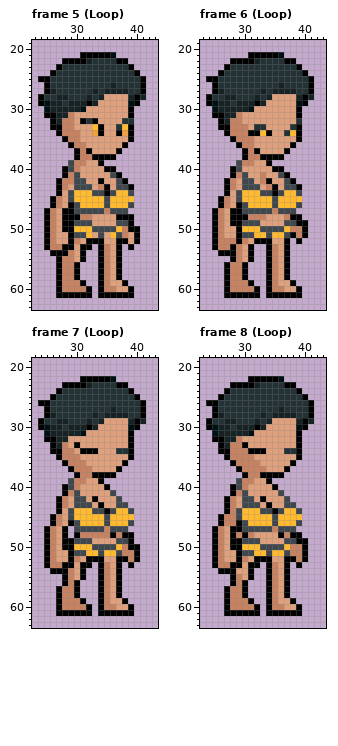
Two versions of one pixel-art file, NPC/Sasha.ase. Above: the version before the commit.
64x64 pixels, 18 frames. Colours within 5 levels of each other are drawn and written as one. Shown: frame 5 (Loop): x 23..43, y 19..63; frame 6 (Loop): x 23..43, y 19..63; frame 7 (Loop): x 23..43, y 19..63; frame 8 (Loop): x 23..43, y 19..63. The commit also changed other frames, which this record leaves out.
After:
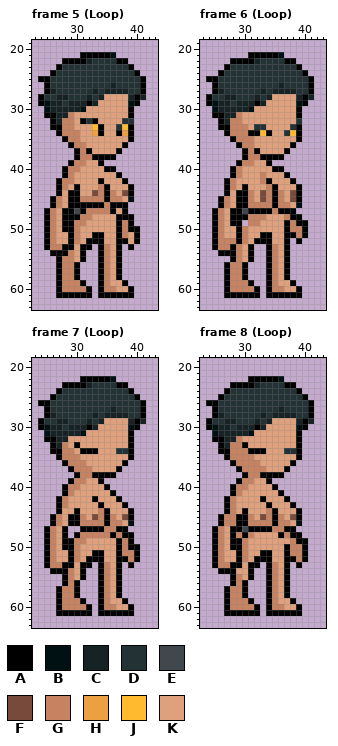
Palette (. is transparent): A #000000  B #001114  C #172224  D #233235  E #41484d  F #784a3b  G #c78361  H #eda042  J #ffba30  K #dfa17d
Edits made:
layer "Clothes" now hidden
Changed rows in their new state; - is an unchanged pixel.
Frame 5 (Loop):
first column x 29:
39 A----------
40 G----------
41 -K-----K---
42 -KK-----K--
43 -AKK----KK-
44 AAKKFG-GKFA
45 AAGGGGAGGKB
46 -AAAAAGAAA.
47 --AGGG-AKA-
49 -GGK----AG-
50 -GKKKKKKA--
51 -GKKAA-KA--
Frame 6 (Loop):
first column x 29:
39 A----------
40 G----------
41 -K-----K---
42 -KK-----K--
43 -AKK----KK-
44 AAGKFG-GKFA
45 AAGKFGAGKFA
46 -AGGGGAGGKB
47 --AAAA-AAA-
49 -.GG----AG-
50 -GKKKKKKA--
51 -GKKAAKKA--
Frame 7 (Loop):
first column x 29:
39 A----------
40 G----------
41 -K-----A---
42 -KK-----A--
43 -KKK----KA-
44 KAKKKG-KKKA
45 AAGKFGAGKFA
46 -AGGGGAGGKB
47 -.AAAA-GAA-
49 -GGK----AG-
50 -GKKKKKKA--
51 -GKKAAKKA--
Frame 8 (Loop):
first column x 29:
39 A----------
40 G----------
41 -K-----A---
42 -KK-----A--
43 -KKK----KA-
44 KAKKKG-KKKA
45 AAGKFGAGKFA
46 -AGGGGAGGKB
47 --AAAA-GAA-
49 -GKK----KG-
50 -GKKKKKKA--
51 -GKKAAKKA--
